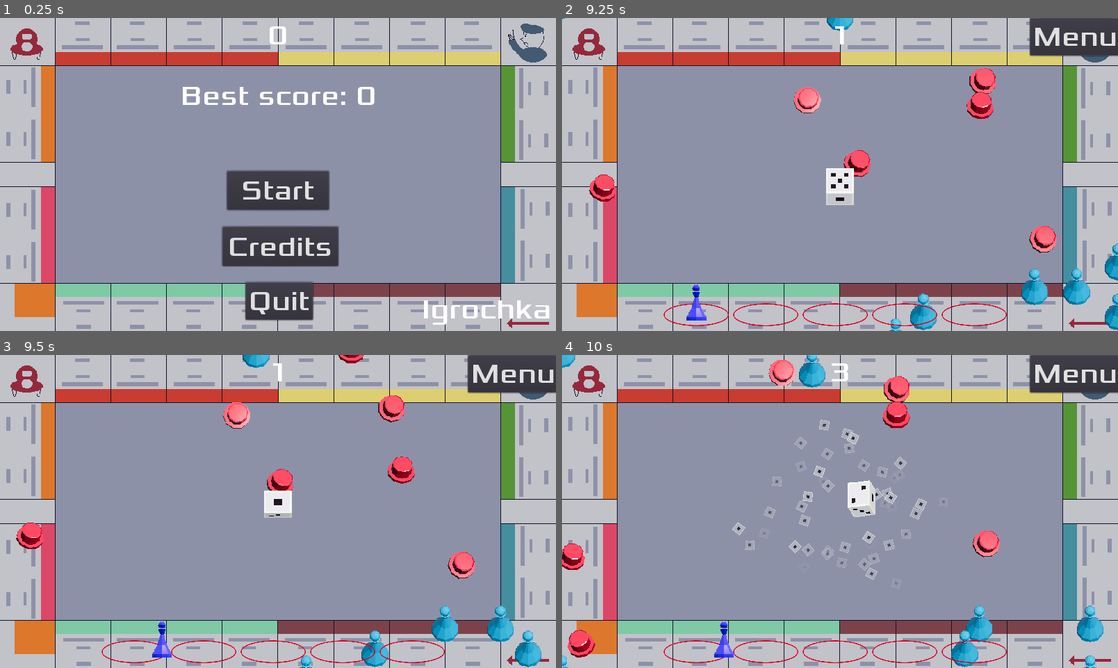
Above: before the commit, frames 1-4 (two rows, left to right).
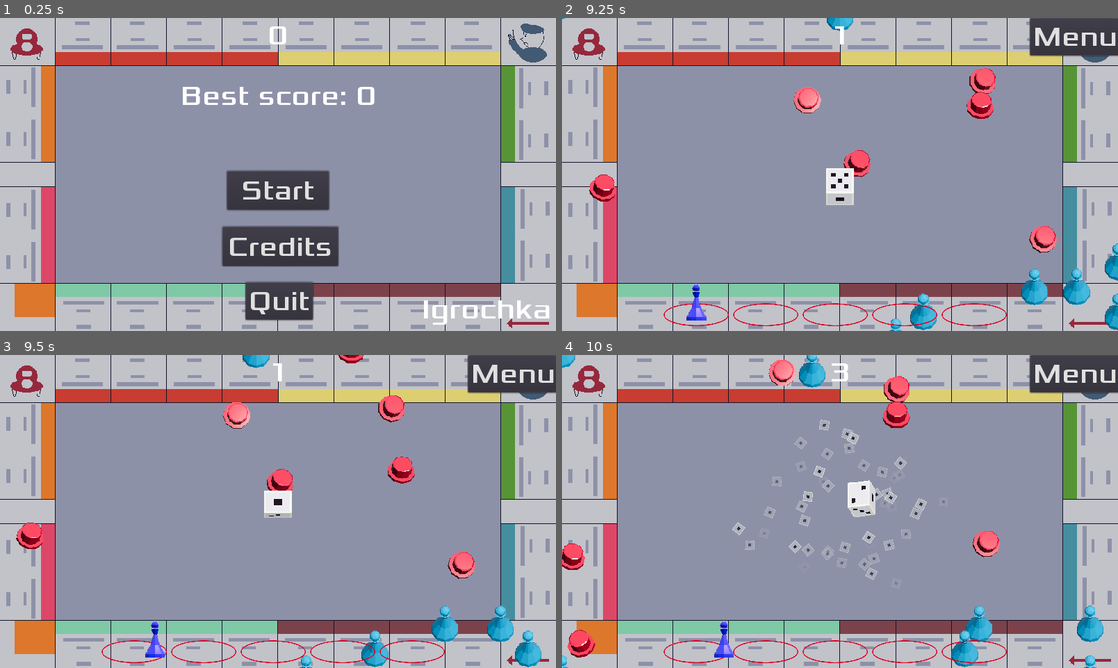
Above: after the commit, the same moments.

Repository: sialiss/GMTK-gamejam2022
Game: Godot game, scene res://scenes/Menu/Menu.tscn
The game is run twice, just before and just after one commit, with the same random seed, the same clock (stepped at 60 frames per second) and the same inputs. Sound files missing from this copy of the repository are replaced by a short silence.
Inputs:
- Up to frame 1 (0.25 s): no input
- Up to frame 2 (9.25 s): click "Start" at 0.5 s; tap Enter at 1.25 s; hold Right (move_right) 1.28-2 s; click "Menu" at 2 s; hold Down (move_down) 2.78-3.5 s; click "Start" at 3.5 s; tap Space at 4.25 s; hold Right (move_right) 4.28-5.03 s; hold Up (move_up) 5.03-5.78 s; hold Left (move_left) 5.78-7.28 s; hold Down (move_down) 7.28-8.03 s; hold Right (move_right) 8.03-8.78 s; hold Up (move_up) from 8.78 s (still down)
- Up to frame 3 (9.5 s): keep holding Up (move_up)
- Up to frame 4 (10 s): release Up (move_up) at 9.53 s; hold Right (move_right) from 9.53 s (still down)

Frames 1-2 are identical in both runs. In frame 3, 0.3% of the frame differs, in the area x 26-31%, y 84-97%; in frame 4, nothing differs.

Commit message:
softening the change in hp

Diff:
--- a/scenes/Player/Health.gd
+++ b/scenes/Player/Health.gd
@@ -9,4 +9,7 @@
 
 func move_pawn(change: float):
 	var step = change * 4.8
-	$Pawn.global_position.x = clamp($Pawn.global_position.x + step, $StartPosition.global_position.x, $EndPosition.global_position.x)
+	var new_position = $Pawn.global_position + Vector2(step, 0)
+	new_position.x = clamp(new_position.x, $StartPosition.global_position.x, $EndPosition.global_position.x)
+	var tween = create_tween().set_ease(Tween.EASE_OUT)
+	tween.tween_property($Pawn, "global_position", new_position, 0.2)
